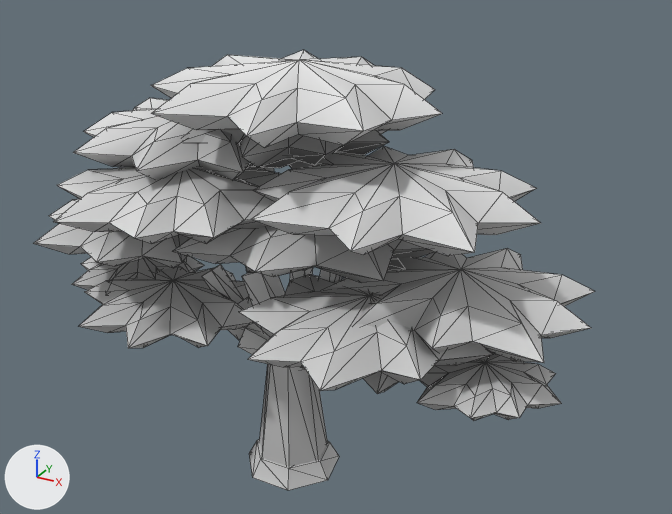
A saved change to the glTF model assets/models/kyoto/plants/momiji_a.glb.
Both versions are drawn from a 50 mm lens placed at (8.22, -13.23, 11.2), pointed at (0.71, 0.43, 4.37). Lighting does not change. The marker at lower left points along +X, +Y and +Z. The older version comes first. Mesh edges are drawn as thin lines. Vertices at exactly the same position are counted once.

Objects in the first picture: 'Maple_Crown', 'Maple_Trunk'.
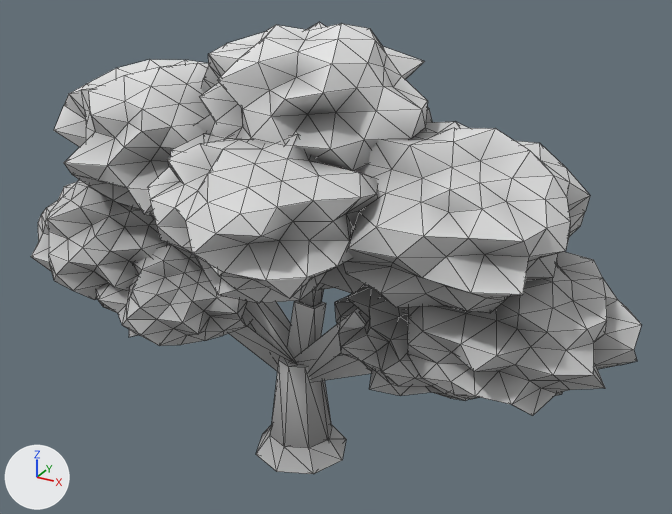
Boxes (x1, y1, x2, y2) around the edits, measured in the pictures (672 x 514 px; the box of a moved part takes in the faces that stretch with it):
'Maple_Crown', reshaped (9% wider, 6% taller): before (33, 50, 595, 421); after (31, 22, 641, 416)
'Maple_Trunk', reshaped: before (202, 264, 342, 490); after (229, 290, 383, 474)
part 1 of me_maple_crown, rebuilt: before (151, 50, 442, 148); after (196, 22, 432, 171)
part 2 of me_maple_crown, rebuilt: before (173, 226, 435, 283); after (313, 264, 364, 294)
part 3 of me_maple_crown, rebuilt (mostly hidden before): before (301, 352, 493, 394); after (335, 284, 468, 400)
part 4 of me_maple_crown, rebuilt: before (79, 261, 255, 348); after (96, 245, 252, 346)
part 5 of me_maple_crown, added: after (54, 60, 210, 219)
part 6 of me_maple_crown, added: after (343, 122, 590, 313)
part 7 of me_maple_crown, added: after (31, 180, 170, 300)
part 8 of me_maple_crown, added: after (404, 252, 641, 416)
part 9 of me_maple_crown, added: after (147, 131, 378, 303)
part 10 of me_maple_crown, deleted: before (33, 98, 595, 421)
part 11 of me_maple_trunk, added: after (256, 424, 346, 474)
part 12 of me_maple_trunk, added: after (271, 358, 332, 448)
part 13 of me_maple_trunk, moved or reshaped (mostly hidden before): before (238, 297, 272, 339); after (288, 300, 326, 357)
part 14 of me_maple_trunk, moved or reshaped: before (242, 272, 285, 336); after (299, 290, 324, 307)
part 15 of me_maple_trunk, deleted: before (202, 264, 342, 490)
part 16 of me_maple_trunk, cut back: before (260, 364, 327, 467); after (229, 296, 383, 382)

The edits, one by one:
me_maple_crown is used by ob_maple_crown; location (0.0, 0.0, 0.0).
me_maple_crown had 728 vertices, 1404 faces and spanned x -5.47..5.47, y -3.01..3.01, z 2.6..8.03.
me_maple_crown now has 1458 vertices, 2880 faces and spans x -6.1..6.1, y -3.36..3.36, z 2.05..8.58.
me_maple_crown part 1: the loose piece of 56 vertices spanning x -2.2..2.86, y -2.6..2.09, z 6.91..8.03 is rebuilt with 162 vertices and now spans x -2.11..2.45, y -1.74..2.56, z 5.51..8.58.
me_maple_crown part 2: the loose piece of 56 vertices spanning x -2.58..2.9, y -1.92..3.01, z 4.41..5.53 is rebuilt with 162 vertices and now spans x -2.63..2.88, y -1.21..3.36, z 3.46..6.72.
me_maple_crown part 3: the loose piece of 56 vertices spanning x 0.08..4.1, y -1.45..2.41, z 2.6..3.53 is rebuilt with 162 vertices and now spans x 0.58..4.12, y -0.84..2.41, z 2.05..4.12.
me_maple_crown part 4: the loose piece of 56 vertices spanning x -4.18..-0.45, y -2.35..1.13, z 2.73..3.61 is rebuilt with 162 vertices and now spans x -4.12..-0.86, y -1.7..1.57, z 2.19..4.32.
me_maple_crown part 5: a new loose piece of 162 vertices spanning x -5.49..-0.55, y -1.52..3.0, z 4.51..7.56, in mat_paletteatlas.
me_maple_crown part 6: a new loose piece of 162 vertices spanning x 0.47..5.07, y -1.9..2.36, z 4.17..7.25, in mat_paletteatlas.
me_maple_crown part 7: a new loose piece of 162 vertices spanning x -6.1..-2.07, y -1.48..1.99, z 2.83..5.27, in mat_paletteatlas.
me_maple_crown part 8: a new loose piece of 162 vertices spanning x 2.04..6.1, y -1.22..2.49, z 2.47..5.1, in mat_paletteatlas.
me_maple_crown part 9: a new loose piece of 162 vertices spanning x -1.81..2.53, y -3.36..0.45, z 4.4..7.19, in mat_paletteatlas.
me_maple_crown part 10: 504 vertices removed from x -5.47..5.47, y -3.01..2.58, z 2.82..7.15.
me_maple_trunk is used by ob_maple_trunk; location (0.0, 0.0, 0.0).
me_maple_trunk had 140 vertices, 216 faces and spanned x -1.83..1.91, y -0.97..0.81, z 0.0..5.6.
me_maple_trunk now has 112 vertices, 176 faces and spans x -4.02..4.1, y -0.57..1.33, z 0.0..5.11.
me_maple_trunk part 11: a new loose piece, an 8-sided cut cone along z (radius 0.95 at the low end, 0.65 at the high end) spanning x -1.01..0.89, y -0.57..1.33, z 0.0..0.4, in mat_paletteatlas.
me_maple_trunk part 12: a new loose piece, an 8-sided cut cone along z (radius 0.65 at the low end, 0.43 at the high end) spanning x -0.71..0.59, y -0.27..1.03, z 0.3..2.1, in mat_paletteatlas.
me_maple_trunk part 13: the loose piece of 8 vertices spanning x -1.27..0.15, y -0.35..0.11, z 2.2..3.3 is multiplied about its middle by the matrix ((0.44, 0.0, 0.893), (-0.163, 0.979, 0.08), (-0.879, -0.181, 0.433)), then moved by (0.55, 0.63, -0.22).
me_maple_trunk part 14: the loose piece of 8 vertices spanning x -0.92..0.24, y -0.36..0.23, z 2.29..4.1 is multiplied about its middle by the matrix ((0.607, 0.025, 0.348), (-0.071, 0.692, 0.075), (-0.342, -0.1, 0.602)), then moved by (0.43, 0.82, 0.61).
me_maple_trunk part 15: 12 loose pieces with 102 vertices, spanning x -1.83..1.36, y -0.97..0.81, z 0.0..5.6, are deleted.
me_maple_trunk part 16: 22 vertices removed from x -0.69..1.91, y -0.79..0.62, z 0.0..3.61; 64 vertices added at x -4.02..4.1, y 0.09..0.74, z 1.64..5.11.
